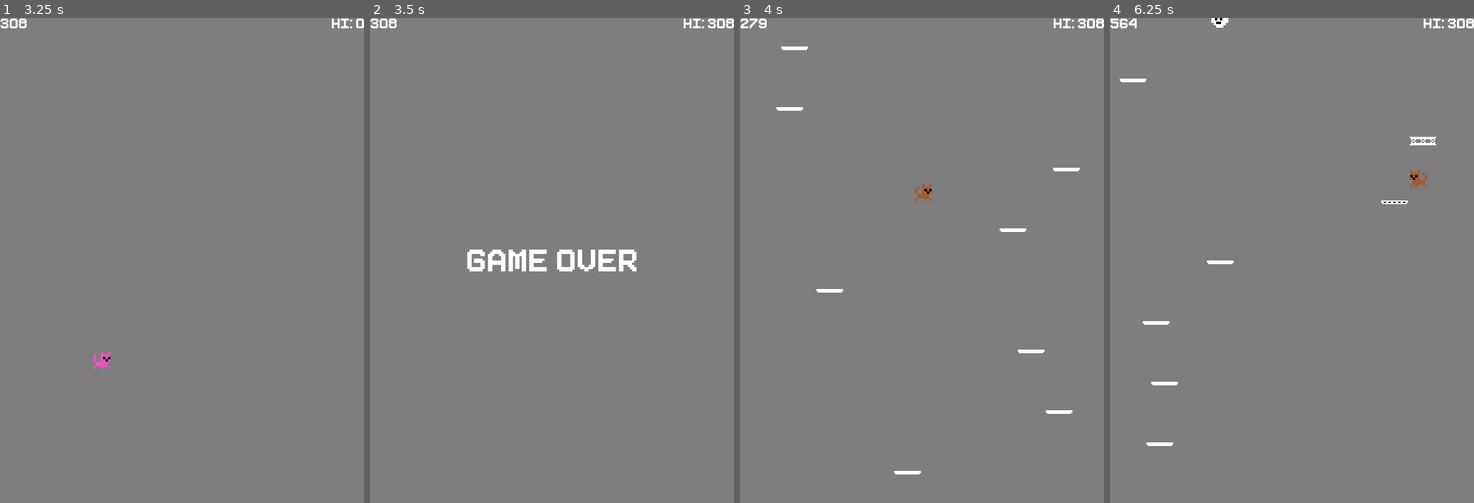
Above: before the commit, frames 1-4 (left to right).
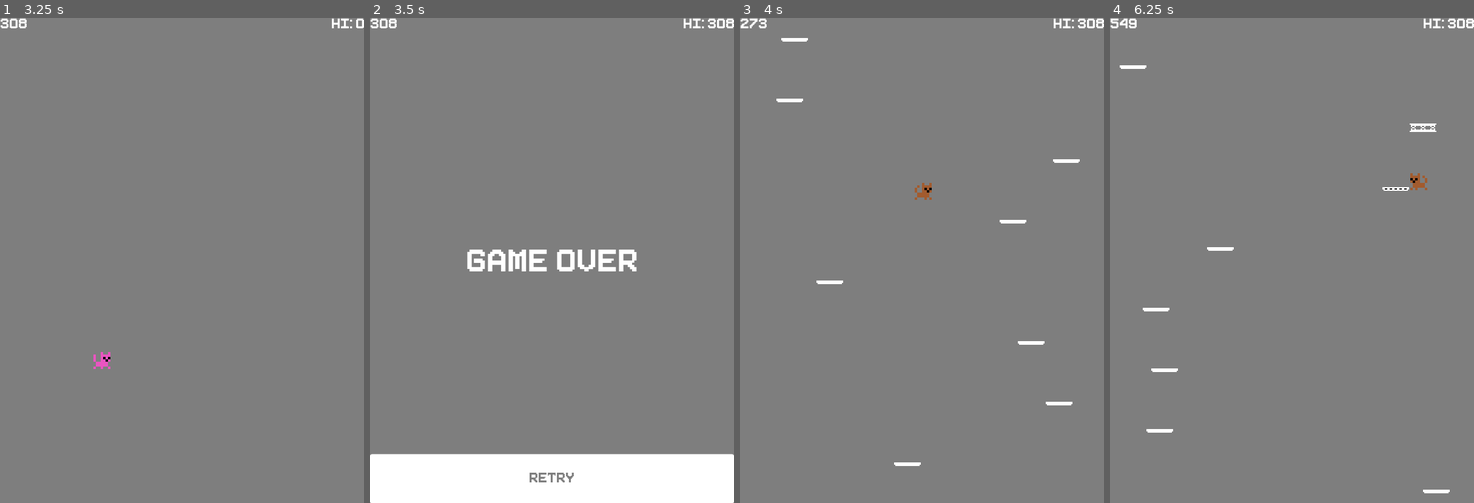
Above: after the commit, the same moments.

Repository: JackQuentinForde/Jumpycat
Game: Godot game, scene res://Scenes/Start.tscn
Two runs of this game, one before a commit and one after it. Both use one fixed random seed, a clock stepped at 60 frames per second and the inputs below.
Inputs (mouse positions are in pixels of both pictures, inside the frame that each line leads up to):
- Up to frame 1 (3.25 s): click "Start" at 0.5 s; tap Enter at 1.25 s; move the mouse to (262, 236) at 1.27 s; hold Right (ui_right) 1.28-2.03 s; click (262, 236) at 1.42 s; move the mouse to (109, 284) at 2.02 s; hold Left (ui_left) 2.03-2.78 s; move the mouse to (218, 153) at 2.77 s; hold Right (ui_right) from 2.78 s (still down)
- Up to frame 2 (3.5 s): keep holding Right (ui_right)
- Up to frame 3 (4 s): release Right (ui_right) at 3.5 s; click (922, 478) at 3.5 s, where only the run after the commit has a clickable "Retry"
- Up to frame 4 (6.25 s): move the mouse to (1273, 357) at 4.27 s; hold Right (ui_right) 4.28-5.03 s; click (1273, 357) at 4.42 s; move the mouse to (1401, 333) at 5.02 s; hold Left (ui_left) from 5.03 s (still down); move the mouse to (1182, 187) at 5.77 s

Frame 1 is identical in both runs. In frame 2, 10% of the frame differs, in the area x 0-100%, y 89-100%; in frame 3, 0.9%; in frame 4, 1.1%.

Commit message:
better menus

Diff:
--- a/Scenes/Game Over.tscn
+++ b/Scenes/Game Over.tscn
@@ -1,7 +1,8 @@
-[gd_scene load_steps=9 format=2]
+[gd_scene load_steps=10 format=2]
 
 [ext_resource path="res://Assets/Fonts/Pixeboy-z8XGD.ttf" type="DynamicFontData" id=1]
 [ext_resource path="res://Scripts/Game Over.gd" type="Script" id=2]
+[ext_resource path="res://Themes/buttonTheme.tres" type="Theme" id=3]
 
 [sub_resource type="DynamicFont" id=9]
 font_data = ExtResource( 1 )
@@ -54,3 +55,14 @@
 margin_bottom = 10.5
 custom_fonts/font = SubResource( 1 )
 text = "Game Over"
+
+[node name="Button" type="Button" parent="CanvasLayer"]
+anchor_top = 1.0
+anchor_right = 1.0
+anchor_bottom = 1.0
+margin_top = -40.0
+theme = ExtResource( 3 )
+custom_colors/font_color = Color( 0.498039, 0.498039, 0.498039, 1 )
+text = "Retry"
+
+[connection signal="pressed" from="CanvasLayer/Button" to="." method="_on_Button_pressed"]
--- a/Scenes/Start.tscn
+++ b/Scenes/Start.tscn
@@ -49,25 +49,20 @@
 custom_fonts/font = SubResource( 1 )
 text = "Start"
 
+[node name="Jumpycat" type="Label" parent="CanvasLayer"]
+margin_left = 62.0
+margin_top = 186.0
+margin_right = 238.0
+margin_bottom = 214.0
+custom_fonts/font = SubResource( 8 )
+text = "JumpyCat"
+
 [node name="Button" type="Button" parent="CanvasLayer"]
-anchor_top = 1.0
-anchor_right = 1.0
-anchor_bottom = 1.0
-margin_top = -40.0
+margin_top = 360.0
+margin_right = 300.0
+margin_bottom = 400.0
 theme = ExtResource( 3 )
 custom_colors/font_color = Color( 0.498039, 0.498039, 0.498039, 1 )
 text = "Start"
 
-[node name="Label" type="Label" parent="CanvasLayer"]
-anchor_left = 0.5
-anchor_top = 0.5
-anchor_right = 0.5
-anchor_bottom = 0.5
-margin_left = -88.0
-margin_top = -14.0
-margin_right = 88.0
-margin_bottom = 14.0
-custom_fonts/font = SubResource( 8 )
-text = "JumpyCat"
-
 [connection signal="pressed" from="CanvasLayer/Button" to="." method="_on_Button_pressed"]
--- a/Scripts/Game Over.gd
+++ b/Scripts/Game Over.gd
@@ -8,6 +8,5 @@
 	$CanvasLayer/Highscore.text = "HI: " + globalScript.ReadHighScore()
 	$CanvasLayer/Score.text = str(globalScript.score)
 
-func _input(event):
-	if (event is InputEventKey or event is InputEventJoypadButton or event is InputEventScreenTouch) and event.pressed:
-		get_tree().change_scene("res://Scenes/Game.tscn")
+func _on_Button_pressed():
+	get_tree().change_scene("res://Scenes/Game.tscn")
